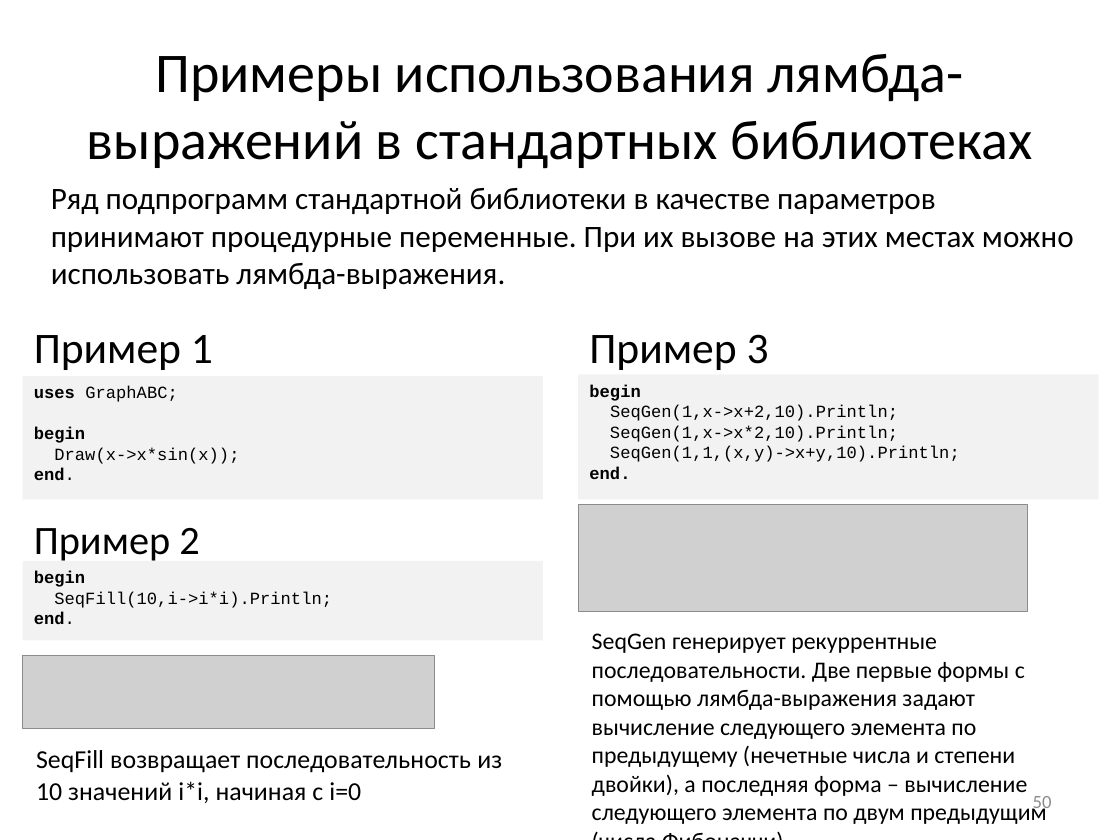
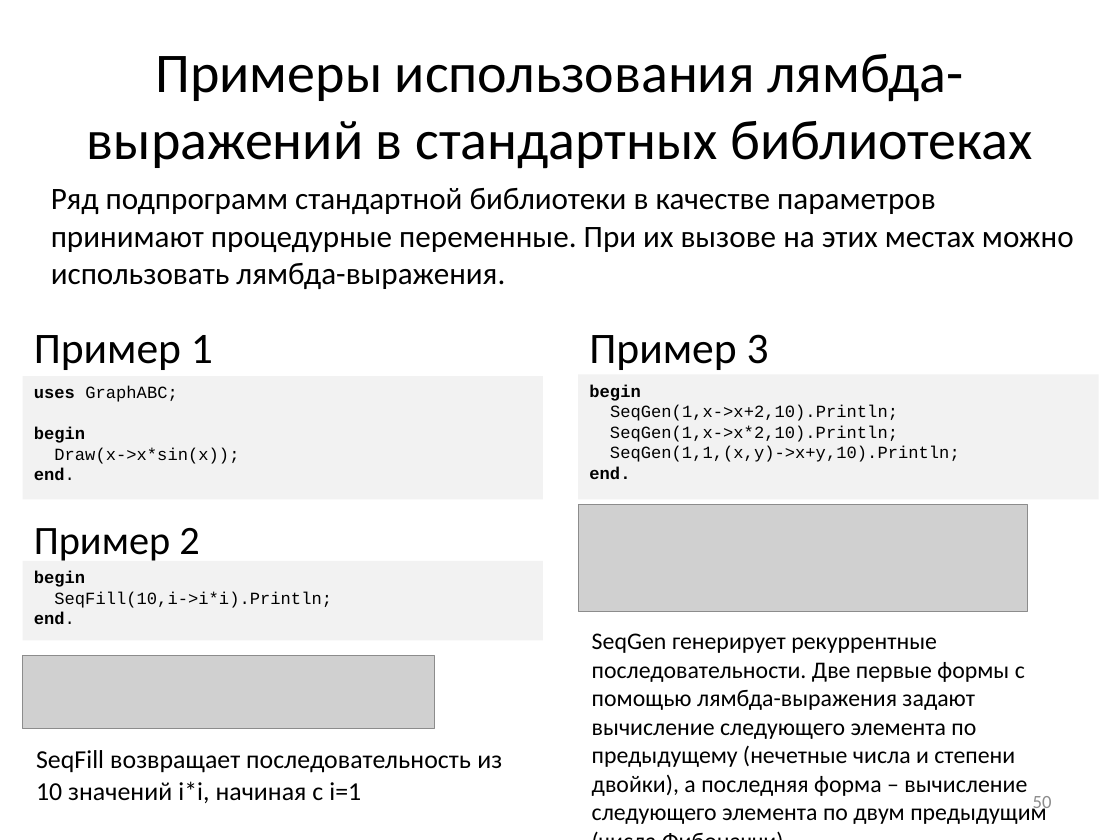
Before and after one commit to pascalabcnet/pascalabcnet, a slide deck: slide 50 of _Presentations/2015 New Features/PascalABC.NET 2015.pptx. Drawn at 1120x840 pixels with LibreOffice and Linux fonts; fonts in the diff are those of the drawing; grey boxes stand for pictures. Boxes give left, top, right and bottom in pixels: in the first picture for what was removed or moved away, otherwise in the second. Text is boxed around its words. In the diff, an @@ line names an element or a change of style, - is before the commit and + after.

```diff
--- a/_Presentations/2015 New Features/PascalABC.NET 2015.pptx
+++ b/_Presentations/2015 New Features/PascalABC.NET 2015.pptx
@@ text at [36,750,502,803]: text changed @@
-SeqFill возвращает последовательность из 10 значений i*i, начиная с i=0
+SeqFill возвращает последовательность из 10 значений i*i, начиная с i=1
```
Also in this commit, not shown: 11 other files.
